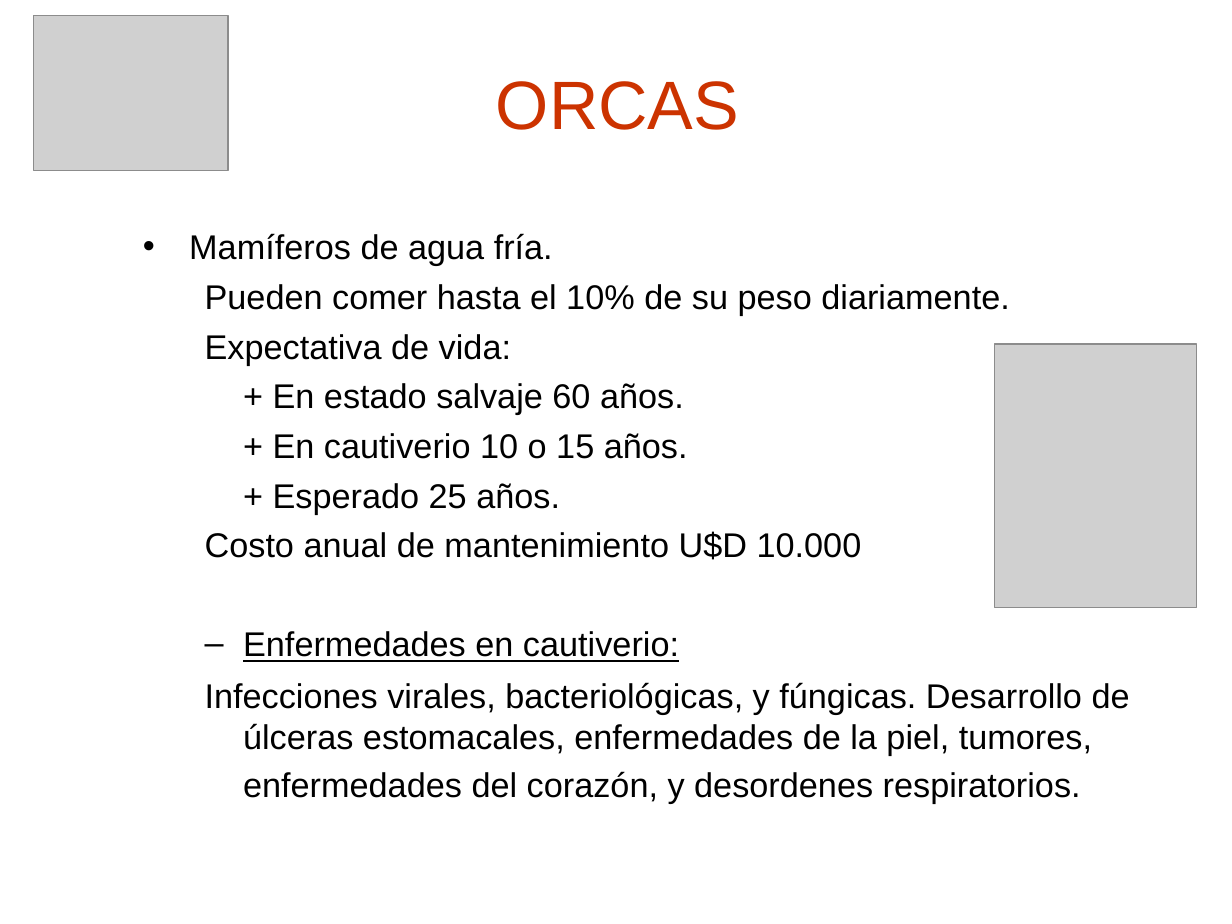
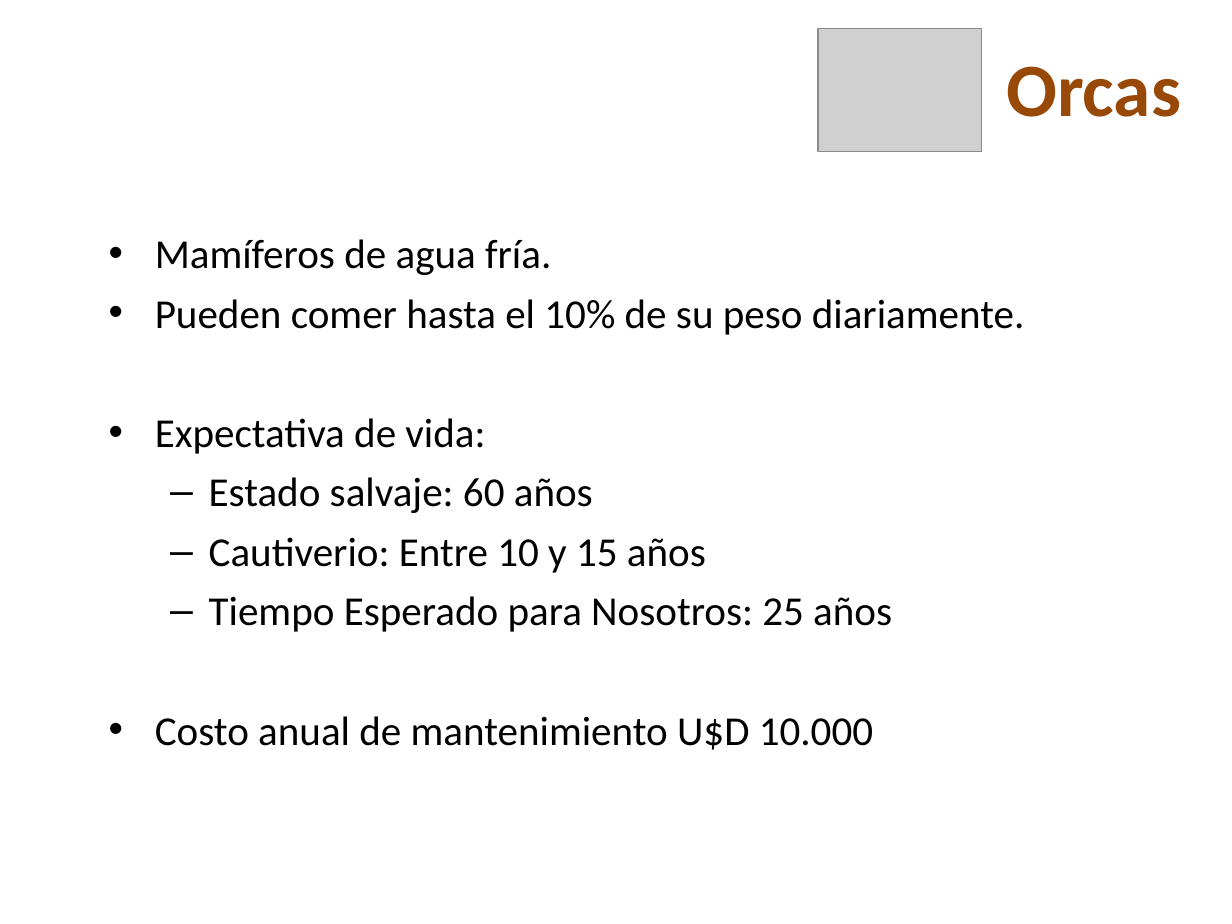
Before and after one commit to nicohen/taller-desarrollo-proyectos-i, a slide deck: slide 9 of Presentaciones/Demo Gerencial.ppt (slide 3 before the commit). Drawn at 1232x924 pixels with LibreOffice and Linux fonts; fonts in the diff are those of the drawing; grey boxes stand for pictures; background and template pictures are left out. Boxes give left, top, right and bottom in pixels: in the first picture for what was removed or moved away, otherwise in the second. Text is boxed around its words. In the diff, an @@ line names an element or a change of style, - is before the commit and + after.

```diff
--- a/Presentaciones/Demo Gerencial.ppt
+++ b/Presentaciones/Demo Gerencial.ppt
@@ picture: place and size @@
-picture at box(33, 16, 228, 171)
+picture at box(818, 28, 982, 152)
@@ text at box(1006, 66, 1181, 117): text changed; size 40 to 44 pt; font Arial to Calibri; text colour #CC3300 to #984807; bold on @@
-ORCAS
+Orcas
@@ text "Mamíferos de agua fría.": place and size @@
-text "Mamíferos de agua fría." at box(189, 233, 1130, 803)
+text "Mamíferos de agua fría." at box(155, 239, 1025, 750)
@@ text at box(155, 239, 1025, 750): size 20 to 24 pt, font Arial to Calibri in "Mamíferos de agua fría.", "Pueden comer hasta el 10% de su ...", "Expectativa de vida:", "Costo anual de mantenimiento U$D 10.000"; more space between paragraphs; bullet none to •; list level 2 to 1 in "Pueden comer hasta el 10% ..."; list level 2 to 1 in "Expectativa de vida:"; list level 2 to 1 in "Costo anual de mantenimiento U$D ..." @@
@@ picture removed at box(994, 344, 1196, 607) @@
@@ text at box(209, 477, 892, 632): text changed; size 20 to 24 pt; font Arial to Calibri @@
-  + En estado salvaje 60 años.
-  + En cautiverio 10 o 15 años.
-  + Esperado 25 años.
+  – Estado salvaje: 60 años
+  – Cautiverio: Entre 10 y 15 años
+  – Tiempo Esperado para Nosotros: 25 años
@@ text at box(205, 631, 1130, 803): paragraphs removed @@
-  – Enfermedades en cautiverio:
-  Infecciones virales, bacteriológicas, y fúngicas. Desarrollo de úlceras estomacales, enfermedades de la piel, tumores, enfermedades del corazón, y desordenes respiratorios.
```
Also in this commit, not shown: 13 other slides changed, 10 slides added, 4 slides removed.
